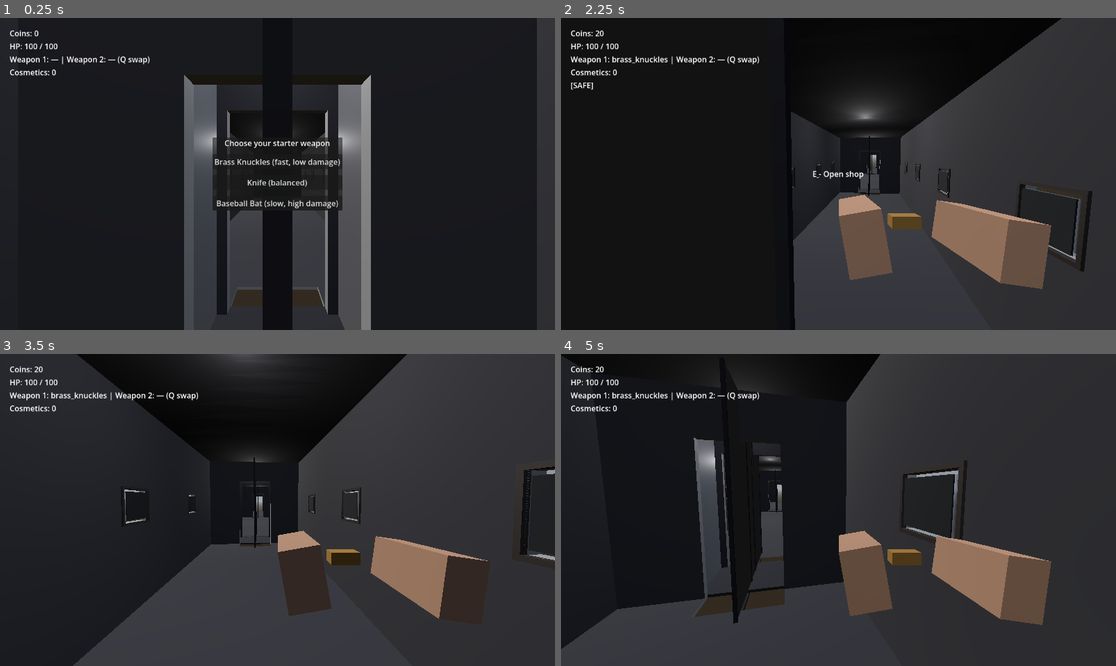
Above: before the commit, frames 1-4 (two rows, left to right).
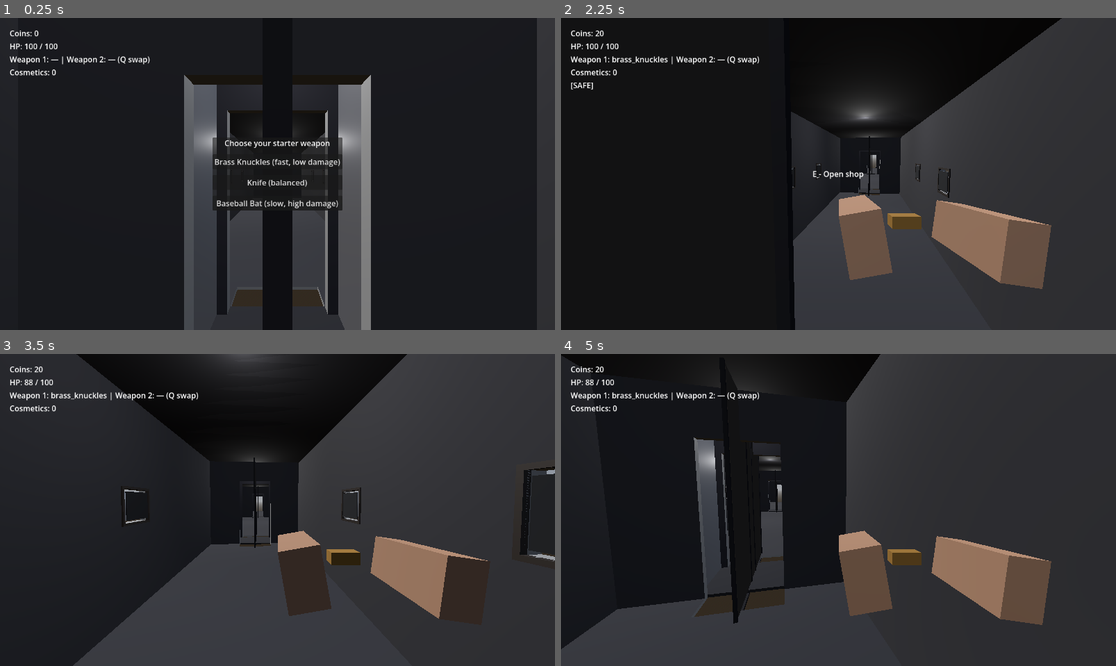
Above: after the commit, the same moments.

Repository: miles5g/zombietrain
Game: Godot game, scene res://world.tscn
The game is run twice, just before and just after one commit, with the same random seed, the same clock (stepped at 60 frames per second) and the same inputs.
Inputs (mouse positions are in pixels of both pictures, inside the frame that each line leads up to):
- Up to frame 1 (0.25 s): no input
- Up to frame 2 (2.25 s): click "Brass Knuckles (fast, low dam…" at 0.5 s; tap Enter at 1.25 s; move the mouse to (866, 174) at 1.27 s; hold W (move_forward) from 1.28 s (still down); click (866, 174) at 1.35 s; tap Space (jump) at 1.52 s; move the mouse to (810, 174) at 2.02 s; tap Shift (crouch) at 2.1 s
- Up to frame 3 (3.5 s): keep holding W (move_forward); tap Space (jump) at 2.27 s; move the mouse to (288, 503) at 2.77 s; hold E (interact) from 2.78 s (still down)
- Up to frame 4 (5 s): keep holding W (move_forward); move the mouse to (832, 516) at 3.52 s; release E (interact) at 3.53 s; tap R (repair_barrier) at 3.6 s; tap Space (jump) at 3.77, 4.52 s; move the mouse to (877, 513) at 4.27 s; hold Right mouse button (secondary) from 4.28 s (still down)

The runs differ from the first frame. In frame 2, 0.5% of the frame differs, in the area x 48-96%, y 45-82%; in frame 3, 0.1%; in frame 4, 0.6%, in the area x 4-74%, y 8-60%.

Commit message:
Caboose: platform above gangways, 2 windows per side at height midpoint
Made-with: Cursor

Diff:
--- a/caboose_generator.gd
+++ b/caboose_generator.gd
@@ -167,6 +167,26 @@
 	gw_ceiling_mat.metallic = 0.5
 	gw_ceiling.material_override = gw_ceiling_mat
 	add_child(gw_ceiling)
+
+	# Platform above gangway (between cars): walkable deck above the gangway
+	var platform_thickness := 0.15
+	var platform_y := gangway_height - platform_thickness * 0.5
+	var platform_mesh := MeshInstance3D.new()
+	platform_mesh.name = "GangwayPlatform"
+	var platform_box := BoxMesh.new()
+	platform_box.size = Vector3(gangway_width, platform_thickness, gangway_length)
+	platform_mesh.mesh = platform_box
+	platform_mesh.position = Vector3(0, platform_y, gangway_center_z)
+	var platform_mat := StandardMaterial3D.new()
+	platform_mat.albedo_color = Color(0.2, 0.2, 0.22)
+	platform_mat.metallic = 0.2
+	platform_mesh.material_override = platform_mat
+	add_child(platform_mesh)
+	var platform_shape := CollisionShape3D.new()
+	platform_shape.shape = BoxShape3D.new()
+	platform_shape.shape.size = Vector3(gangway_width, platform_thickness, gangway_length)
+	platform_shape.position = Vector3(0, platform_y, gangway_center_z)
+	body.add_child(platform_shape)
 
 	var gw_left_col := CollisionShape3D.new()
 	gw_left_col.shape = BoxShape3D.new()
@@ -279,7 +299,7 @@
 	_window_frames_parent.name = "WindowFrames"
 	add_child(_window_frames_parent)
 
-	# --- Windows: smaller, square, centered on interior wall (well above floor) ---
+	# --- Windows: 2 per side, evenly spaced along length, at car height midpoint (equidistant from floor/ceiling) ---
 	var window_size := Vector3(0.8, 0.8, 1.0)
 	# Caboose space: floor top = floor_thickness; interior center so window sits clearly above floor
 	var interior_height := hull_size.y - floor_thickness - roof_thickness
@@ -287,10 +307,9 @@
 	# Hull is at (0, hull_size.y*0.5, 0), so hull local y = caboose y - hull_size.y*0.5
 	var window_y_hull_local := window_y_caboose - hull_size.y * 0.5
 
-	# Door and window placement: doors at ends, windows centered strictly on side-wall sections
+	# Door and window placement: doors at ends, windows on side-wall sections
 	var door_width := hull_size.x * 0.33
 	var door_height := hull_size.y * 0.75
-	# Deep enough that the subtraction fully cuts through the end wall (no invisible barrier)
 	var door_thickness := 1.0
 	var z_offset := (hull_size.z / 2.0) - (door_thickness * 0.5)
 
@@ -300,14 +319,11 @@
 	var door_center_y := door_bottom + door_height * 0.5
 	var door_size := Vector3(door_width, door_height, door_thickness)
 
-	# Space windows well away from doors so they sit on the main side-wall sections
 	var door_edge_buffer := 2.2
 	var side_zone_start := -hull_size.z * 0.5 + door_thickness + door_edge_buffer + window_size.z * 0.5
 	var side_zone_end := hull_size.z * 0.5 - door_thickness - door_edge_buffer - window_size.z * 0.5
 	var side_zone_length := side_zone_end - side_zone_start
-	var num_windows_per_side := 3
-	if side_zone_length >= window_size.z * 3.5:
-		num_windows_per_side = 4
+	var num_windows_per_side := 2  # 2 windows evenly spaced on each side
 
 	# Window frame: visible dark metal/wood so the opening reads clearly
 	var frame_mat := StandardMaterial3D.new()
@@ -332,7 +348,7 @@
 	for side in [-1, 1]:
 		var x_offset := (hull_size.x * 0.5) - (wall_thickness * 0.5)
 		for i in range(num_windows_per_side):
-			var t := float(i) / (num_windows_per_side - 1) if num_windows_per_side > 1 else 0.5
+			var t := (float(i) + 1.0) / (num_windows_per_side + 1.0)  # 1/3 and 2/3 along zone
 			var window_z := lerpf(side_zone_start, side_zone_end, t)
 			var window := CSGBox3D.new()
 			window.size = window_size
